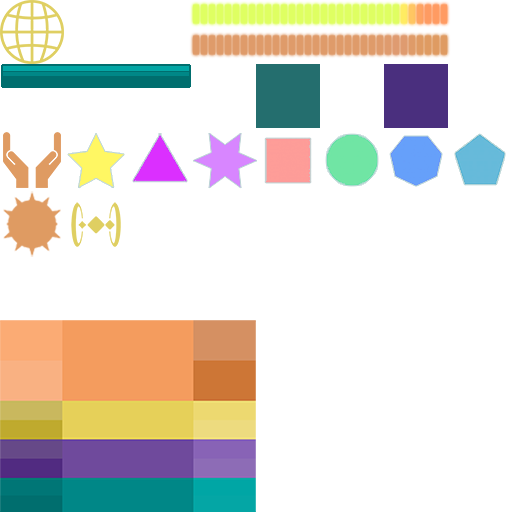
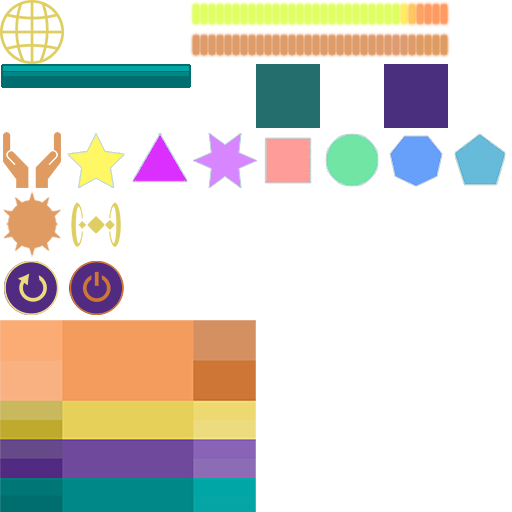
Layer changes from the first 512x512 image to the second:
added layer "Меню копия" above "Меню" over [69, 261, 124, 315]
added layer "Меню" above "Круг для кнопок" over [4, 261, 59, 315]
added layer "Круг для кнопок" above "Техобъекты" over [4, 261, 123, 315]
